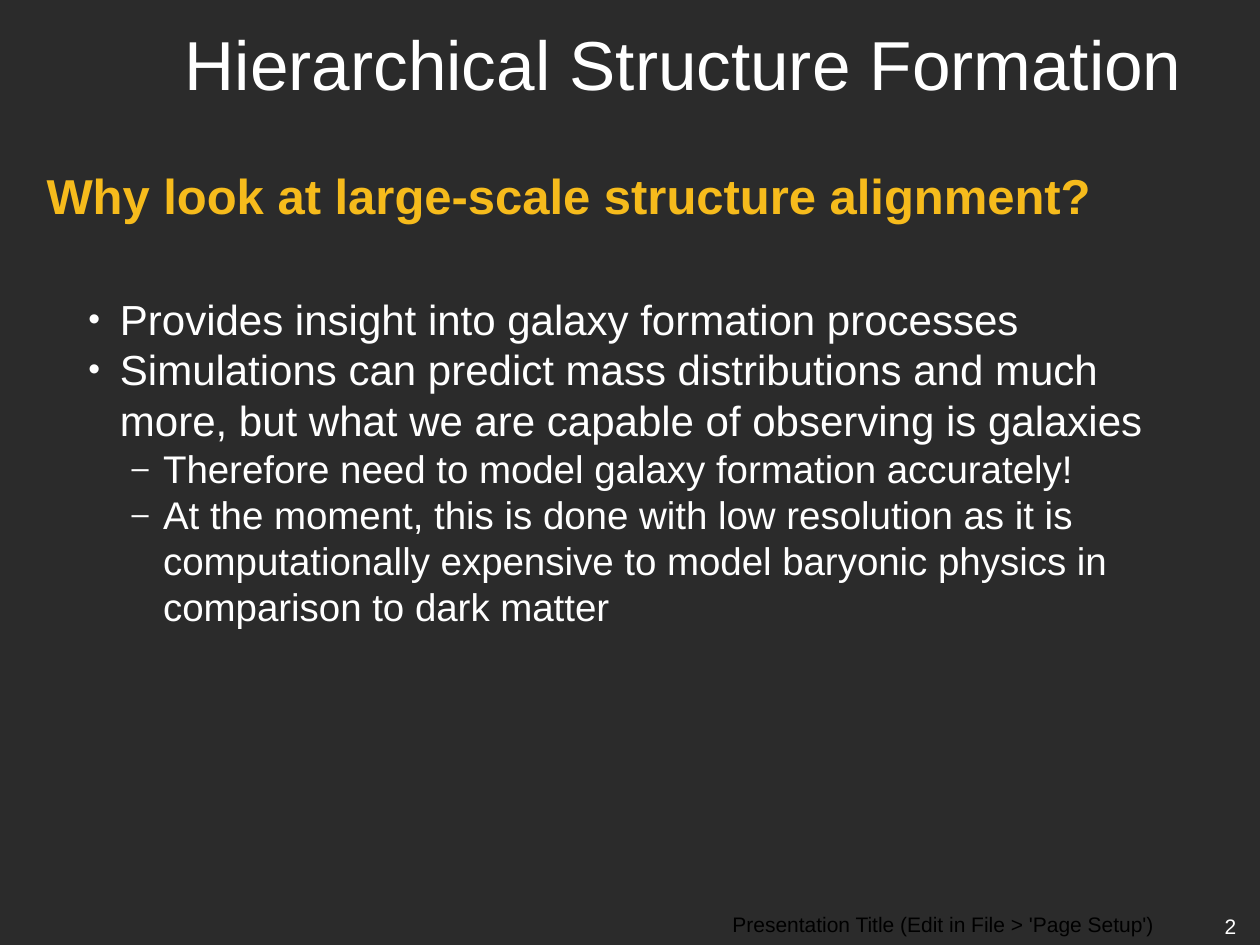
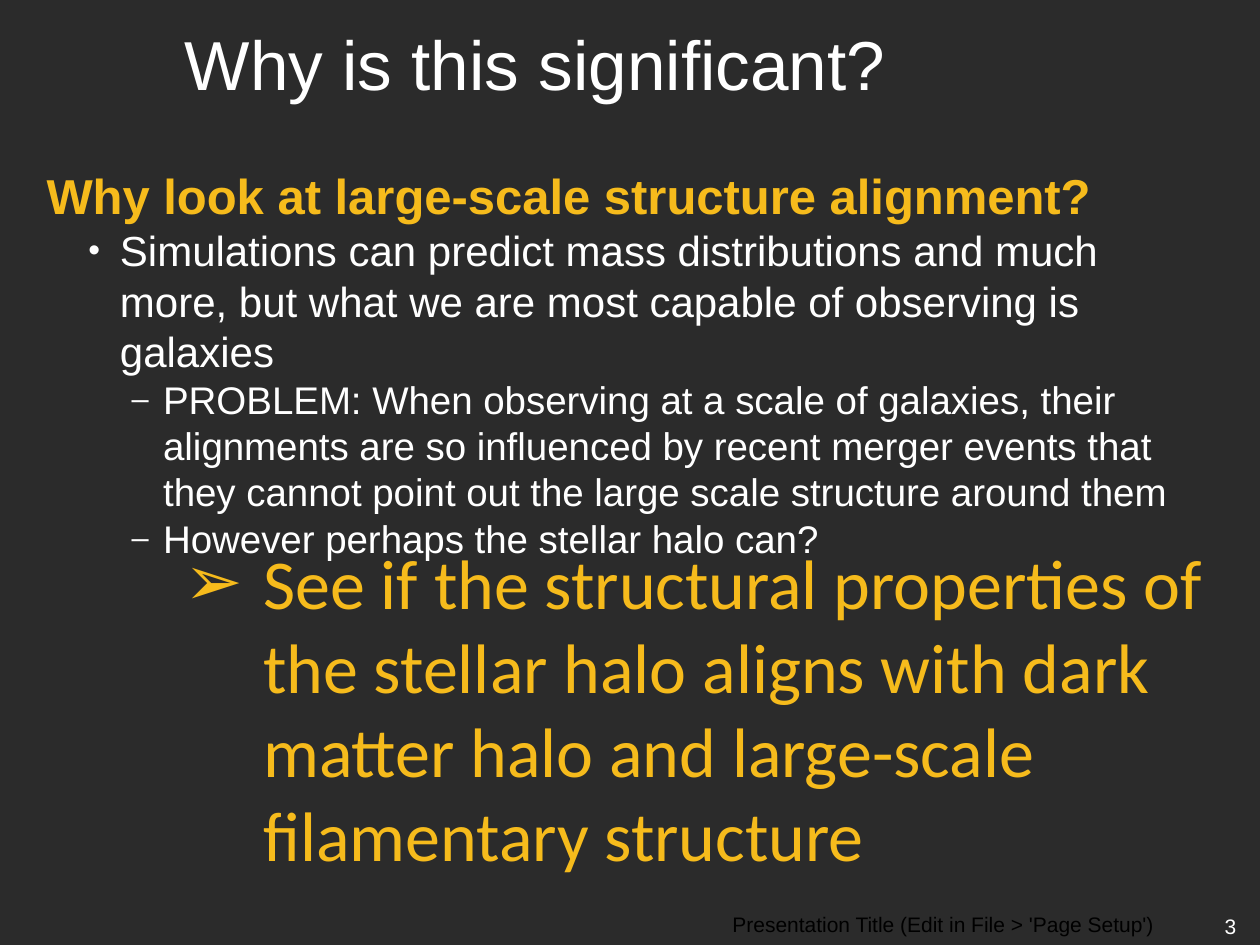
Before and after one commit to emilyhackett/icrar_report, a slide deck: slide 3 of ICRAR-Black-Powerpoint.pptx (slide 2 before the commit). Drawn at 1260x945 pixels with LibreOffice and Linux fonts; fonts in the diff are those of the drawing; background and template pictures are left out; a plain dark background stands for a picture behind light text. Boxes give left, top, right and bottom in pixels: in the first picture for what was removed or moved away, otherwise in the second. Text is boxed around its words. In the diff, an @@ line names an element or a change of style, - is before the commit and + after.

Commit message:
Spoken to Chris about presentation - put lots of pictures in, be sure to talk about them and why what I've measured is relevant

```diff
--- a/ICRAR-Black-Powerpoint.pptx
+++ b/ICRAR-Black-Powerpoint.pptx
@@ title at (185,39,885,103): text changed @@
-Hierarchical Structure Formation
+Why is this significant?
@@ text at (120,235,1166,560): text changed @@
-    • Provides insight into galaxy formation processes
-    • Simulations can predict mass distributions and much more, but what we are capable of observing is galaxies
-      – Therefore need to model galaxy formation accurately!
-      – At the moment, this is done with low resolution as it is computationally expensive to model baryonic physics in comparison to dark matter
+    • Simulations can predict mass distributions and much more, but what we are most capable of observing is galaxies
+      – PROBLEM: When observing at a scale of galaxies, their alignments are so influenced by recent merger events that they cannot point out the large scale structure around them
+      – However perhaps the stellar halo can?
@@ text added at (263,551,1201,873), 40 pt, text #F6BB1C @@
+➢ See if the structural properties of the stellar halo aligns with dark matter halo and large-scale filamentary structure
@@ page number at (1225,919,1237,934): text changed @@
-2
+3
```
Also in this commit, not shown: 4 other slides changed, 2 slides removed.
